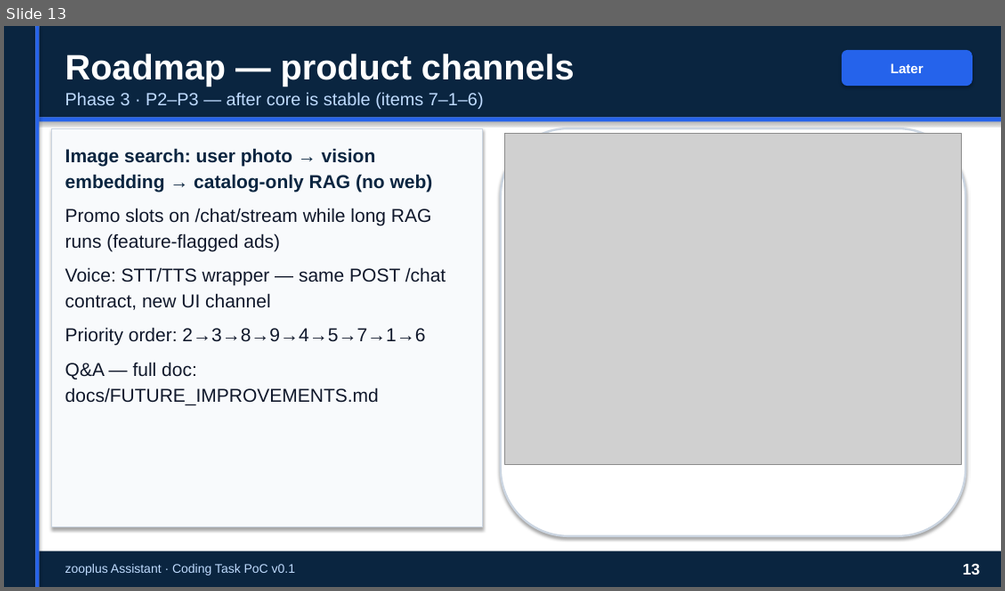
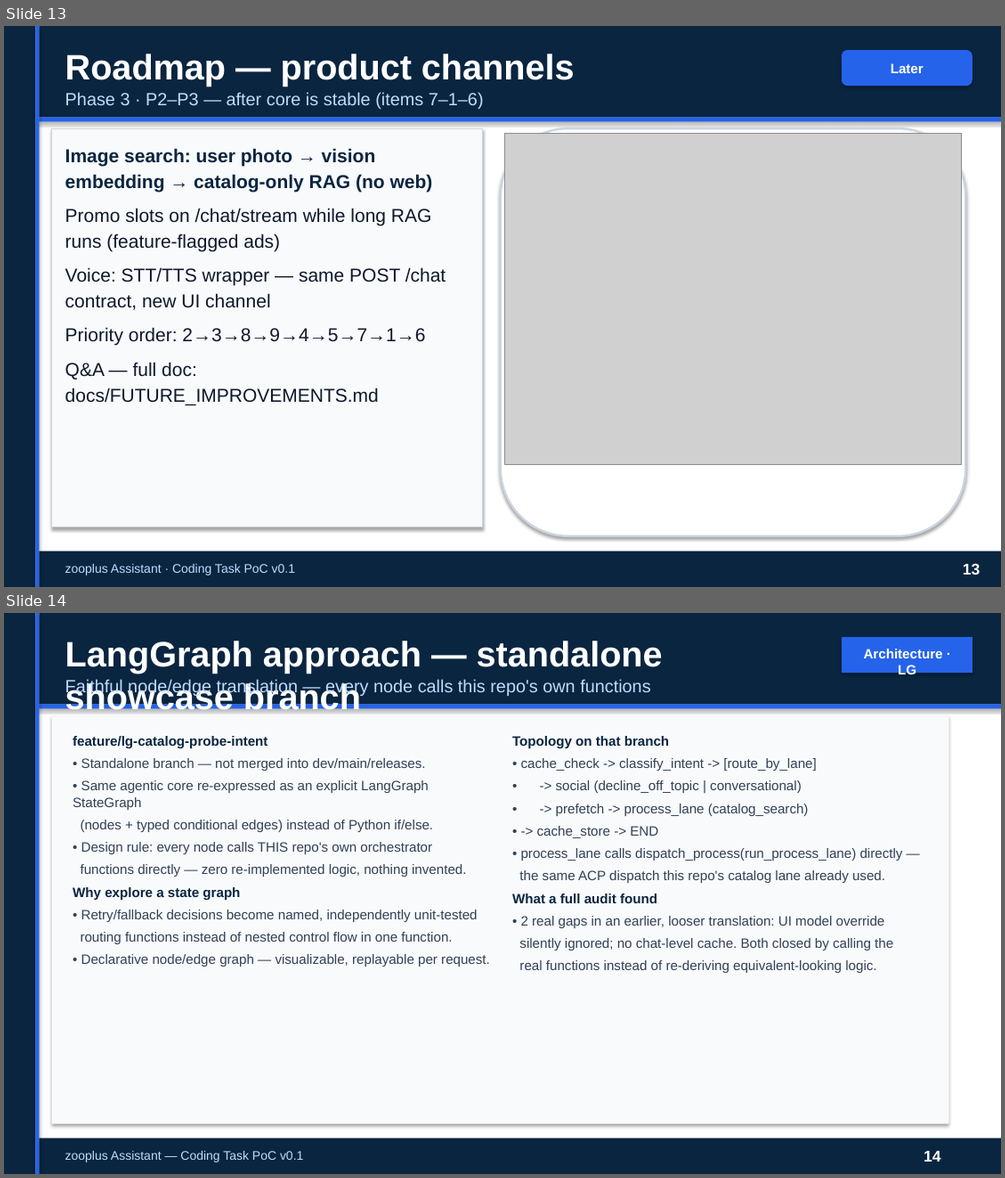
Before and after one commit to peluzzza/PoCAssistantZooplus, a slide deck: docs/deliverables/v0.1/zooplus-assistant-interview-15min-pro.pptx. Shown one above the other, each under a label of ours: slide 13 before the commit, slides 13 and 14 after it. The pictures are 1005x591 and 1005x1178 pixels, drawn with LibreOffice and Linux fonts; fonts in the diff are those of the drawing; grey boxes stand for pictures. Boxes give left, top, right and bottom in pixels: in the first picture for what was removed or moved away, otherwise in the second. Text is boxed around its words. In the diff, an @@ line names an element or a change of style, - is before the commit and + after.

Commit message:
docs(ppt): add dedicated LangGraph approach slide, pointing to feature/lg-catalog-probe-intent as the standalone showcase

```diff
--- a/docs/deliverables/v0.1/zooplus-assistant-interview-15min-pro.pptx
+++ b/docs/deliverables/v0.1/zooplus-assistant-interview-15min-pro.pptx
@@ slide 14 added at [4,613,1001,1174], background #FFFFFF @@
@@ rectangle added at [4,613,35,1174], fill #0A2540 @@
@@ rectangle added at [35,613,39,1174], fill #2563EB @@
@@ rectangle added at [39,613,1001,1174], fill #FFFFFF @@
@@ rectangle added at [39,613,1001,705], fill #0A2540 @@
@@ rectangle added at [841,637,972,673], fill #2563EB @@
@@ text added at [65,641,663,715], 34 pt, text #FFFFFF, bold @@
+LangGraph approach — standalone showcase branch
@@ text added at [864,649,943,678], 13 pt, text #FFFFFF, bold @@
+Architecture · LG
@@ text added at [65,679,650,697], 17 pt, text #BFDBFE @@
+Faithful node/edge translation — every node calls this repo's own functions
@@ rectangle added at [39,705,1001,709], fill #2563EB @@
@@ rectangle added at [52,716,949,1124], fill #F8FAFC @@
@@ text added at [73,736,490,966], 13 pt, text #334155 @@
+feature/lg-catalog-probe-intent
+• Standalone branch — not merged into dev/main/releases.
+• Same agentic core re-expressed as an explicit LangGraph StateGraph
+(nodes + typed conditional edges) instead of Python if/else.
+• Design rule: every node calls THIS repo's own orchestrator
+functions directly — zero re-implemented logic, nothing invented.
+Why explore a state graph
+• Retry/fallback decisions become named, independently unit-tested
+routing functions instead of nested control flow in one function.
+• Declarative node/edge graph — visualizable, replayable per request.
@@ text added at [512,736,903,973], 13 pt, text #334155 @@
+Topology on that branch
+• cache_check -> classify_intent -> [route_by_lane]
+• -> social (decline_off_topic | conversational)
+• -> prefetch -> process_lane (catalog_search)
+• -> cache_store -> END
+• process_lane calls dispatch_process(run_process_lane) directly —
+the same ACP dispatch this repo's catalog lane already used.
+What a full audit found
+• 2 real gaps in an earlier, looser translation: UI model override
+silently ignored; no chat-level cache. Both closed by calling the
+real functions instead of re-deriving equivalent-looking logic.
@@ rectangle added at [39,1138,1001,1174], fill #0A2540 @@
@@ text added at [65,1151,303,1162], 12 pt, text #BFDBFE @@
+zooplus Assistant — Coding Task PoC v0.1
@@ text added at [923,1151,940,1161], 15 pt, text #FFFFFF, bold @@
+14
```
Also in this commit, not shown: 1 slide changed, 1 other file.
